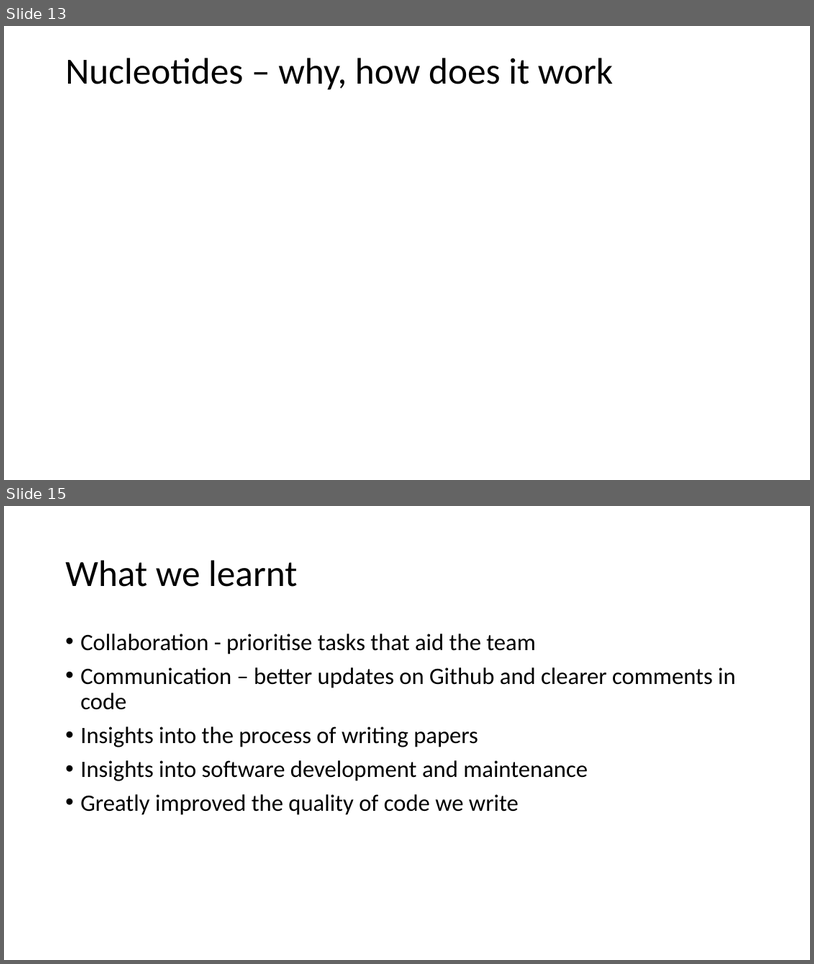
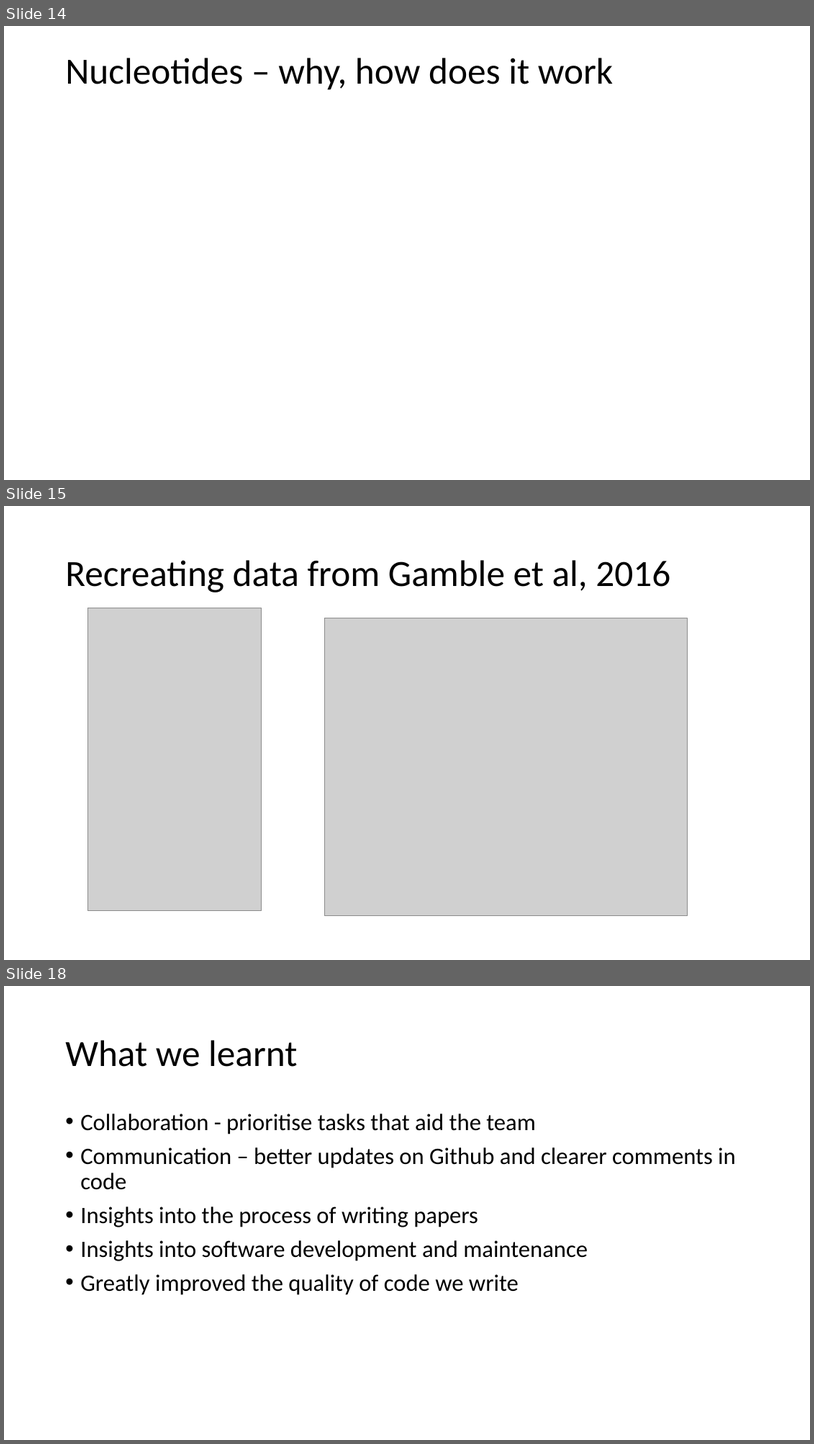
Before and after one commit to 3mma-mack/riboviz-presentation, a slide deck: Rundown-of-our-3-months.pptx. Shown one above the other, each under a label of ours: slides 13 and 15 before the commit, slides 14, 15 and 18 after it; the slides between them are not shown. The pictures are 814x964 and 814x1444 pixels, drawn with LibreOffice and Linux fonts; fonts in the diff are those of the drawing; grey boxes stand for pictures. Boxes give left, top, right and bottom in pixels: in the first picture for what was removed or moved away, otherwise in the second. Text is boxed around its words. In the diff, an @@ line names an element or a change of style, - is before the commit and + after.

```diff
--- a/Rundown-of-our-3-months.pptx
+++ b/Rundown-of-our-3-months.pptx
@@ slide 15 added at bbox=[4, 506, 810, 960], background #FFFFFF @@
@@ title added at bbox=[65, 560, 671, 592], 44 pt, text #000000 @@
+Recreating data from Gamble et al, 2016
@@ picture added at bbox=[88, 608, 262, 911] @@
@@ picture added at bbox=[324, 618, 687, 916] @@
@@ what was slide 13 is now slide 14 @@
@@ what was slide 15 is now slide 18 @@
```
Also in this commit, not shown: 1 slide changed, 2 other slides added.
